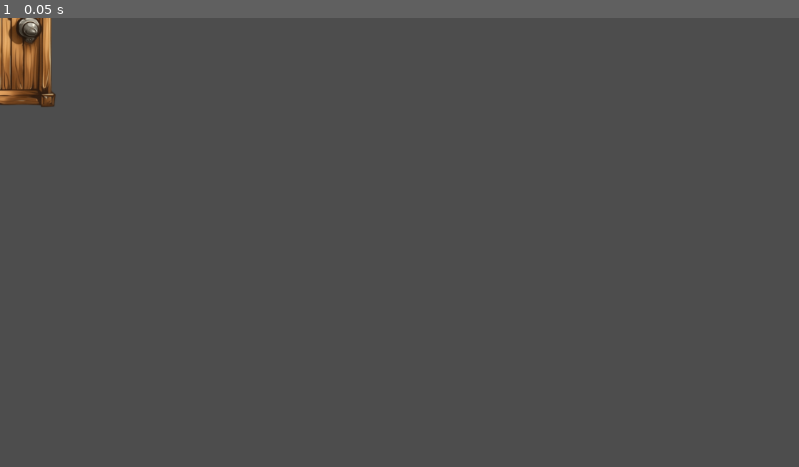
Above: before the commit, frame 1.
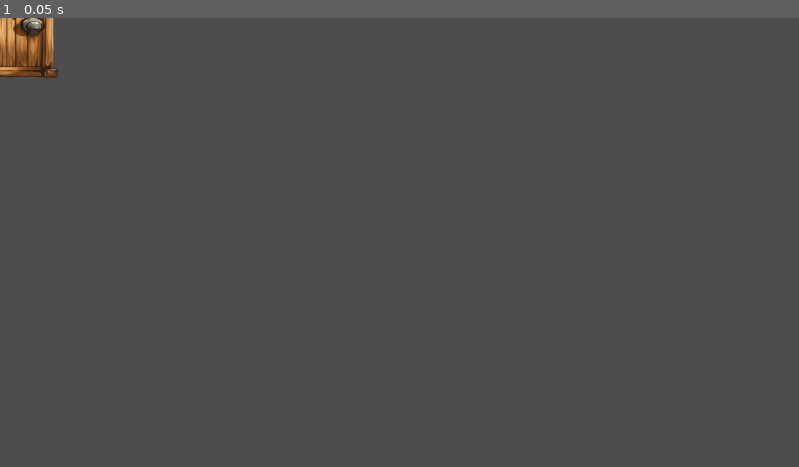
Above: after the commit, the same moment.

Repository: andrewpressman/Developer-Dungeon
Game: Godot game, scene res://Proof of Concept/Door.tscn
The game is run twice, just before and just after one commit, with the same random seed, the same clock (stepped at 60 frames per second) and the same inputs. This scene is started directly instead of the project's main scene.
Inputs:
- Up to frame 1 (0.05 s): no input

The runs differ from the first frame. In frame 1, 1.1% of the frame differs, in the area x 0-8%, y 0-20%.

Commit message:
started implementation of door logic

Diff:
--- a/BreakableObject.gd
+++ b/BreakableObject.gd
@@ -4,7 +4,8 @@
 
 # Called when the node enters the scene tree for the first time.
 func _ready():
-	player = get_node("/root/Node2D/Player")
+	#player = get_node("/root/Node2D/Player")
+	pass
 
 func onEnter(body):
 	if body.name == "Player":
--- a/Proof of Concept/Door.gd
+++ b/Proof of Concept/Door.gd
@@ -4,18 +4,25 @@
 #1: area door?
 #2: level door?
 
-var Hub : Node2D
-var player = null
-
 func _ready():
-	Hub = get_node("/root/Hub")
-	player = get_node("/root/Hub/Player")
-
-func Teleport(body):
 	pass
 
+func onEnter(body):
+	if body.name == "Player":
+		pass #Unlock/open door
+	match DoorType:
+		1:
+			Open()
+		2:
+			Teleport()
+
+
+func Teleport():
+	get_tree().change_scene_to_file("res://Hub World/Hub.tscn")
+
 func Open():
-	pass
+	#door open
+	kill()
 
 
 func kill():
--- a/Proof of Concept/Door.tscn
+++ b/Proof of Concept/Door.tscn
@@ -4,16 +4,14 @@
 [ext_resource type="Texture2D" uid="uid://u7xre6e6m326" path="res://Assets/TempDoor.png" id="2_p1kae"]
 
 [sub_resource type="CircleShape2D" id="CircleShape2D_d48ak"]
-radius = 127.035
+radius = 80.3057
 
 [node name="Door" type="Area2D"]
 script = ExtResource("1_v2ao1")
 
 [node name="Sprite2D" type="Sprite2D" parent="."]
-position = Vector2(-7.49998, -1)
-scale = Vector2(0.902778, 0.888889)
+scale = Vector2(0.863889, 0.597222)
 texture = ExtResource("2_p1kae")
 
 [node name="CollisionShape2D" type="CollisionShape2D" parent="."]
-position = Vector2(-9, 5)
 shape = SubResource("CircleShape2D_d48ak")
